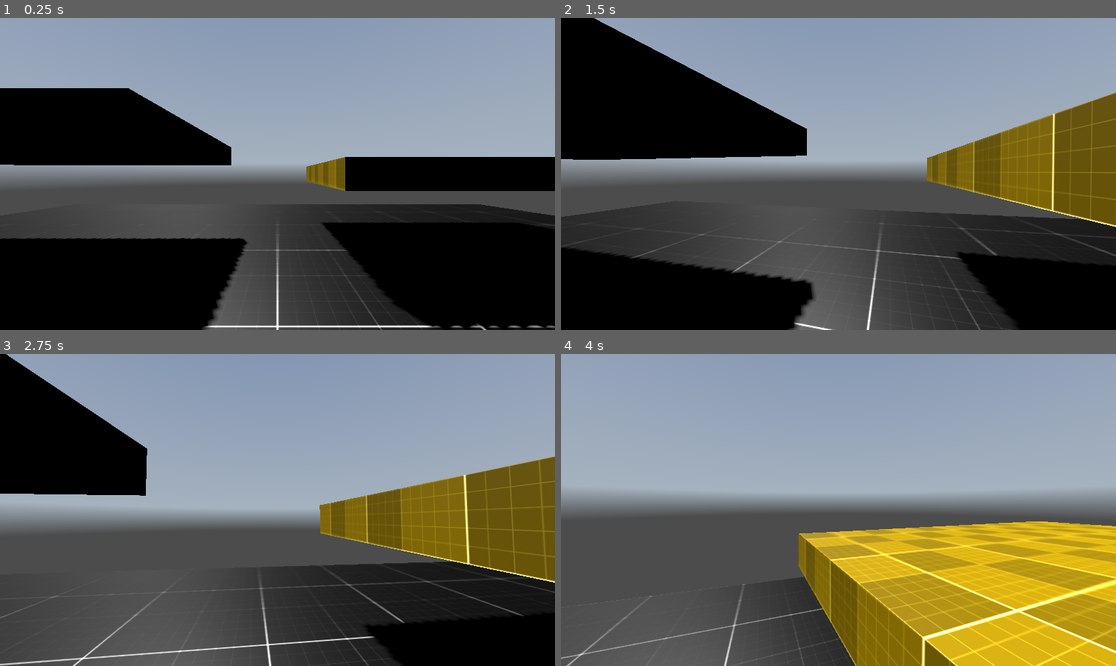
Above: before the commit, frames 1-4 (two rows, left to right).
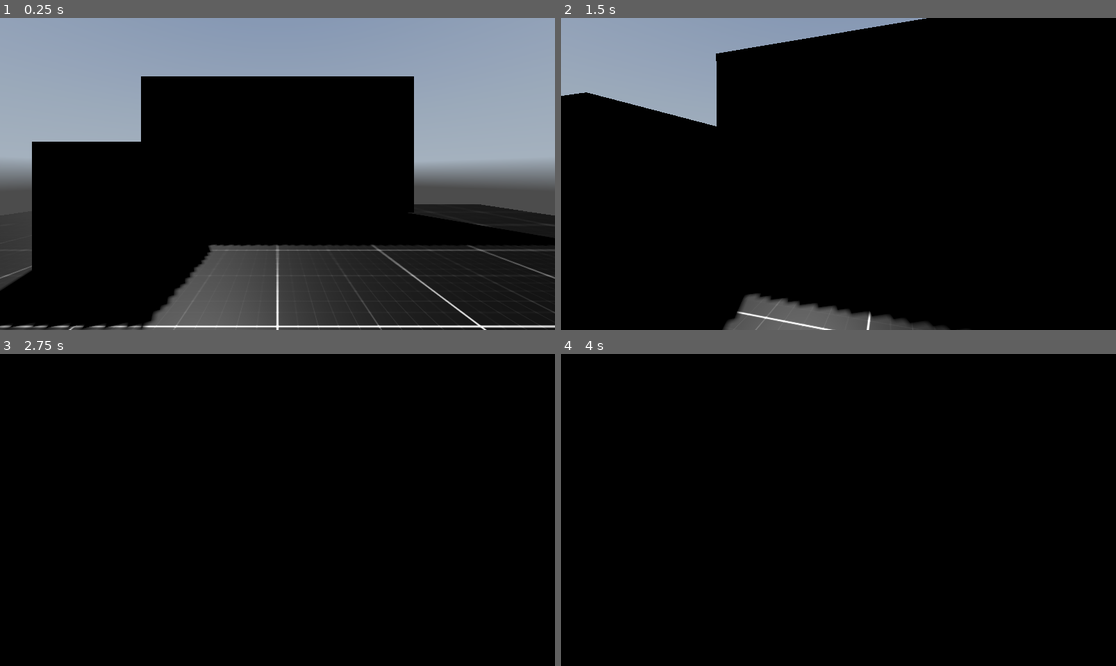
Above: after the commit, the same moments.

Repository: christiannoll/FPSGame
Game: Godot game, scene res://levels/level_001.tscn
Same seed, same stepped clock (60 frames per second), same inputs: the game is played once before the commit and once after it. A sky picture missing from this copy of the repository is replaced by a grey-blue gradient.
Inputs (mouse positions are in pixels of both pictures, inside the frame that each line leads up to):
- Up to frame 1 (0.25 s): no input
- Up to frame 2 (1.5 s): tap Enter at 0.5 s; move the mouse to (866, 174) at 0.52 s; hold C (crouch) 0.53-1.28 s; hold W (move_forward) from 0.53 s (still down); tap Space (jump) at 0.77 s; move the mouse to (810, 174) at 1.27 s; tap C (crouch) at 1.35 s
- Up to frame 3 (2.75 s): keep holding W (move_forward); tap Space (jump) at 1.52 s; move the mouse to (288, 503) at 2.02 s; hold C (crouch) from 2.03 s (still down)
- Up to frame 4 (4 s): keep holding W (move_forward); tap Space (jump) at 2.75, 3.02, 3.77 s; move the mouse to (832, 516) at 2.77 s; release C (crouch) at 2.78 s; tap C (crouch) at 2.85 s; move the mouse to (877, 513) at 3.52 s; hold C (crouch) from 3.53 s (still down)

The runs differ from the first frame. In frame 1, 42% of the frame differs, in the area x 0-100%, y 18-100%; in frame 2, 74%; in frame 3, 84%; in frame 4, 100%, in the area x 0-100%, y 0-100%.

Commit message:
Added new wall

Diff:
--- a/levels/level_001.tscn
+++ b/levels/level_001.tscn
@@ -11,6 +11,10 @@
 
 [sub_resource type="ConcavePolygonShape3D" id="ConcavePolygonShape3D_oahyi"]
 data = PackedVector3Array(-10, 0.25, 10, 10, 0.25, 10, -10, -0.25, 10, 10, 0.25, 10, 10, -0.25, 10, -10, -0.25, 10, 10, …(464 unchanged characters)…
+
+[sub_resource type="BoxMesh" id="BoxMesh_y34ju"]
+material = ExtResource("2_x5xie")
+size = Vector3(10, 0.5, 5)
 
 [sub_resource type="Shader" id="Shader_cwof1"]
 code = "// NOTE: Shader automatically converted from Godot Engine 4.1.dev4's StandardMaterial3D.
@@ -156,9 +160,17 @@
 [node name="CollisionShape3D" type="CollisionShape3D" parent="Floor/StaticBody3D" unique_id=125528927]
 shape = SubResource("ConcavePolygonShape3D_oahyi")
 
+[node name="Wall" type="MeshInstance3D" parent="." unique_id=389895826]
+transform = Transform3D(1, 0, 0, 0, -4.371139e-08, -1, 0, 1, -4.371139e-08, 0, 2.5946374, -7.71072)
+mesh = SubResource("BoxMesh_y34ju")
+
+[node name="StaticBody3D" type="StaticBody3D" parent="Wall" unique_id=669462315]
+
+[node name="CollisionShape3D" type="CollisionShape3D" parent="Wall/StaticBody3D" unique_id=898788184]
+shape = SubResource("ConcavePolygonShape3D_oahyi")
+
 [node name="Box" type="MeshInstance3D" parent="." unique_id=720520549]
-transform = Transform3D(1, 0, 0, 0, 1, 0, 0, 0, 1, -1, 1, -5)
-visible = false
+transform = Transform3D(1, 0, 0, 0, 1, 0, 0, 0, 1, -2.8405228, 1, -4.1758223)
 mesh = SubResource("BoxMesh_xc4gq")
 
 [node name="StaticBody3D" type="StaticBody3D" parent="Box" unique_id=443130397]
@@ -181,6 +193,7 @@
 
 [node name="LowPlatform" type="MeshInstance3D" parent="." unique_id=1376499769]
 transform = Transform3D(1, 0, 0, 0, 1, 0, 0, 0, 1, 4, 1.5, -5)
+visible = false
 mesh = SubResource("BoxMesh_yj8pt")
 
 [node name="StaticBody3D" type="StaticBody3D" parent="LowPlatform" unique_id=1044267410]
@@ -190,6 +203,7 @@
 
 [node name="HighPlatform" type="MeshInstance3D" parent="." unique_id=1138860175]
 transform = Transform3D(1, 0, 0, 0, 1, 0, 0, 0, 1, -4.304529, 2, -3.7773952)
+visible = false
 mesh = SubResource("BoxMesh_yj8pt")
 
 [node name="StaticBody3D" type="StaticBody3D" parent="HighPlatform" unique_id=194198050]
